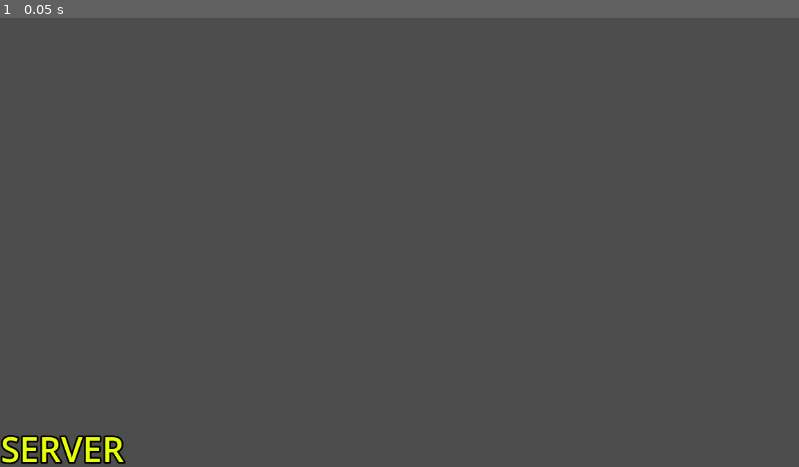
Above: before the commit, frame 1.
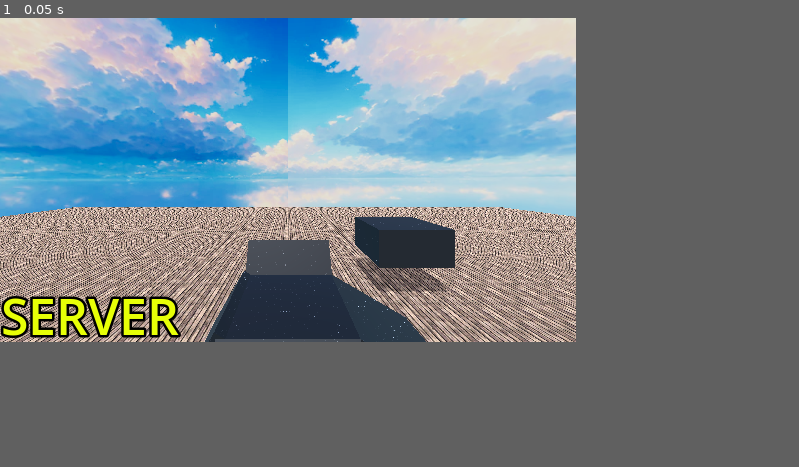
Above: after the commit, the same moment.

Repository: PL3B3/meatshot_mayhem
Game: Godot game, scene res://game/server.tscn
Two runs of this game, one before a commit and one after it. Both use one fixed random seed, a clock stepped at 60 frames per second and the inputs below. This scene is started directly instead of the project's main scene.
Inputs:
- Up to frame 1 (0.05 s): no input
In our replay, the window is 799x449 before the commit and 576x324 after it. These sizes can differ from the game's own. Grey fills any space a smaller window leaves; there, only what the larger window draws over its background counts as a difference.

The runs differ from the first frame. In frame 1, 51% of the frame differs, in the area x 0-73%, y 0-100%.
Error before the commit: Parse Error: Cannot access non-static function "trigger_ability_for_remote_character" from the static function "__perform_character_abilities()". (res://game/s…

Commit message:
Extract function for replicating ability triggers
Currently, we call the RPC for replicating triggers to remote clients
inside the function to perform abilities on server side. This seems
like a fairly separate responsibility, so let's separate it out.

Diff:
--- a/game/server.gd
+++ b/game/server.gd
@@ -52,7 +52,7 @@
 	var tracer_displayer := entity_spawner_.get_or_create_tracer_displayer()
 	var character_resource_per_client_id := __prepare_character_resource_per_client_id(
 		client_resources_per_peer_id_, world_state_)
-	var hitscan_results := __perform_character_abilities(world_state_, character_resource_per_client_id)
+	var hitscan_results := __compute_hitscan_ability_results(world_state_, character_resource_per_client_id)
 	var next_world_state := __compute_next_state_for_characters(character_resource_per_client_id, hitscan_results)
 	var data_to_export_per_client := __compile_data_to_export_per_client(
 		character_resource_per_client_id, next_world_state)
@@ -61,6 +61,7 @@
 	__draw_bullet_tracers(tracer_displayer, hitscan_results)
 
 	entity_spawner_.despawn_entities_not_in_server_snapshot(next_world_state)
+	__replicate_ability_trigger_on_remote_characters(character_resource_per_client_id)
 	__export_state_snapshots_to_clients(data_to_export_per_client)
 	world_state_ = next_world_state
 
@@ -70,6 +71,12 @@
 	var client_resources: InputBufferAndCharacterEntity = InputBufferAndCharacterEntity.new(
 		input_buffer_for_client, client_character_entity)
 	client_resources_per_peer_id_[client_id] = client_resources
+
+func __replicate_ability_trigger_on_remote_characters(character_resource_per_client_id: Dictionary) -> void:
+	for client_id: int in character_resource_per_client_id:
+		var character_resource: ServerCharacterResource = character_resource_per_client_id[client_id]
+		if character_resource.input.is_triggered():
+			trigger_ability_for_remote_character.rpc(character_resource.character_entity_id)
 
 func __export_state_snapshots_to_clients(data_to_export_per_client: Dictionary) -> Dictionary:
 	var state_snapshots_for_clients: Dictionary = {}
@@ -172,7 +179,7 @@
 			character_resource.input.input_state().pitch(),
 			character_resource.input.input_state().yaw())
 
-static func __perform_character_abilities(
+static func __compute_hitscan_ability_results(
 	world_state: Dictionary,
 	character_resource_per_client_id: Dictionary
 ) -> Array[HitscanResult]:
@@ -194,7 +201,6 @@
 			var ability_result := character_components.ability_action().perform_ability(
 				character_camera_transform, other_character_positions_during_current_tick)
 			hitscan_ability_results.append_array(ability_result.hitscan_results)
-			trigger_ability_for_remote_character.rpc(character_entity_id)
 	return hitscan_ability_results
 
 static func __draw_bullet_tracers(tracer_displayer: TracerDisplayer, hitscan_results: Array[HitscanResult]) -> void:
